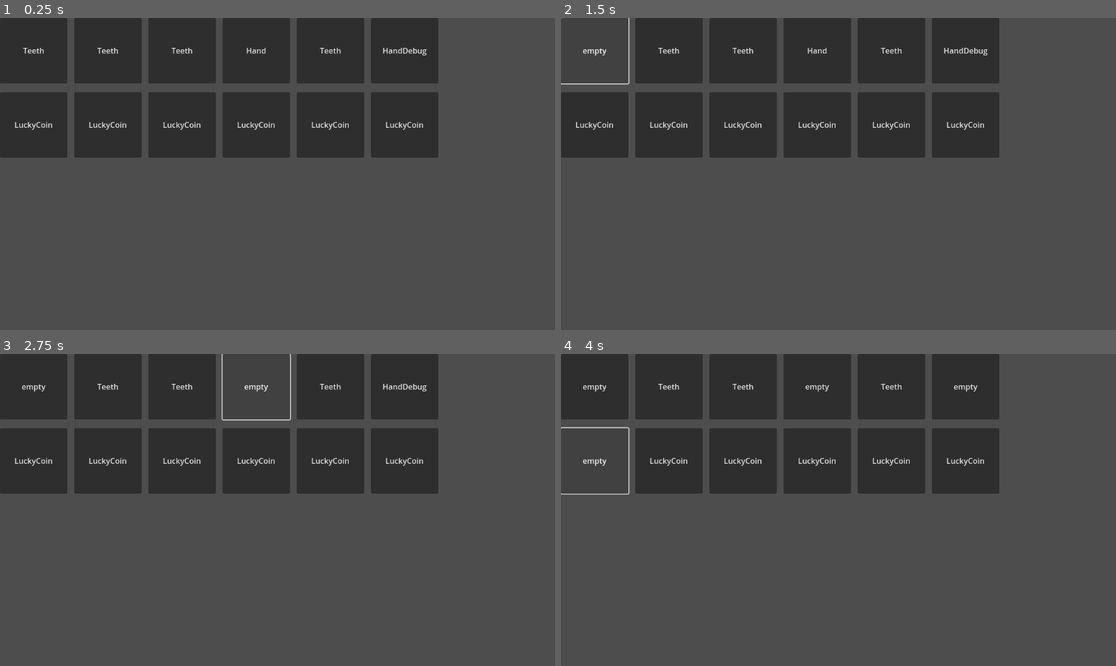
Above: before the commit, frames 1-4 (two rows, left to right).
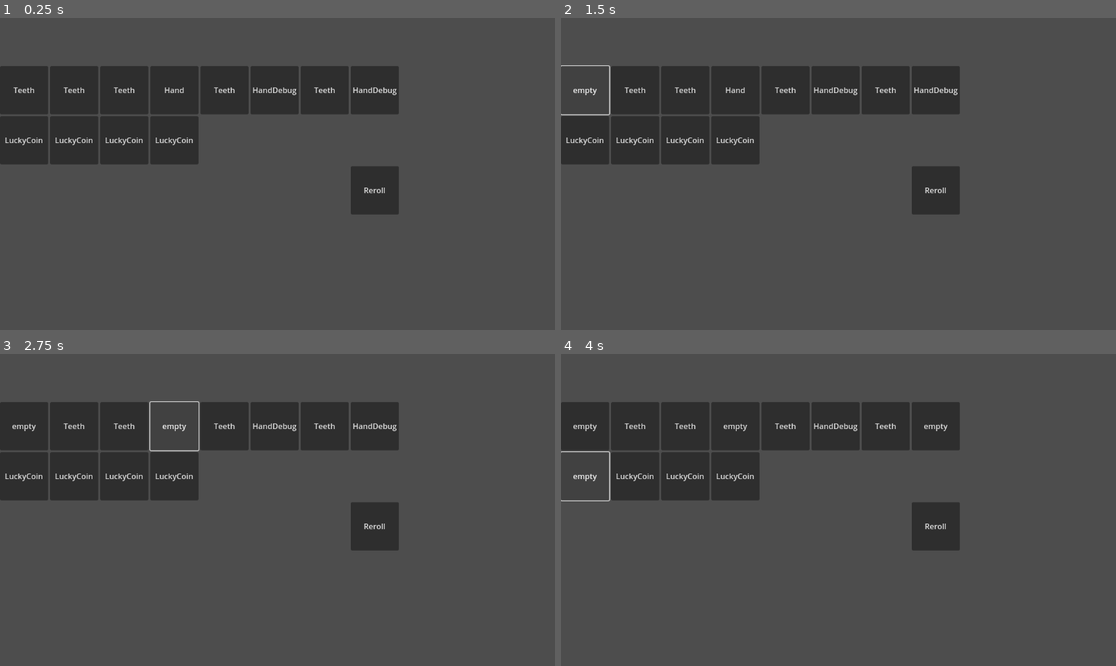
Above: after the commit, the same moments.

Repository: iceknith/Organ-Gambler-Full
Game: Godot game, scene res://src/game_scenes/shop/shop.tscn
Two runs of this game, one before a commit and one after it. Both use one fixed random seed, a clock stepped at 60 frames per second and the inputs below. This scene is started directly instead of the project's main scene. The engine's default icon, where the game draws it, is replaced by a stand-in: a white triangle on a blue panel in a dark square.
Inputs:
- Up to frame 1 (0.25 s): no input
- Up to frame 2 (1.5 s): click "Teeth" at 0.5 s; click "empty" at 1.25 s
- Up to frame 3 (2.75 s): click "Hand" at 2 s
- Up to frame 4 (4 s): click "HandDebug" at 2.75 s; click "LuckyCoin" at 3.5 s

The runs differ from the first frame. In frame 1, 23% of the frame differs, in the area x 0-79%, y 0-64%; in frame 2, 21%; in frame 3, 21%; in frame 4, 23%.

Commit message:
shop reroll button

Diff:
--- a/src/game_scenes/shop/shop.gd
+++ b/src/game_scenes/shop/shop.gd
@@ -2,6 +2,9 @@
 
 @export var cost_multiplier:float = 1
 @export var flat_cost_increase:float = 0
+@export var reroll_left:int = 3
+
+#total sur toute la partie
 var items_bought:int = 0
 var reroll:int = 0
 
@@ -16,6 +19,7 @@
 
 func _ready():
 	load_shop()
+	$ItemContainer/RerollButton.pressed.connect(reroll_shop)
 	restock()
 
 func load_shop() -> void:
@@ -91,3 +95,9 @@
 	var cost:float = base + (2 + base * bought) * max(0, wave - 3)
 	cost = (cost + flat_cost_increase) * cost_multiplier
 	return cost
+
+func reroll_shop():
+	if reroll_left > 0:
+		reroll_left -= 1
+		reroll += 1
+		restock()
--- a/src/game_scenes/shop/shop.tscn
+++ b/src/game_scenes/shop/shop.tscn
@@ -4,15 +4,33 @@
 
 [node name="Shop" type="Control"]
 layout_mode = 3
-anchors_preset = 0
+anchors_preset = 15
+anchor_right = 1.0
+anchor_bottom = 1.0
+offset_right = -1152.0
+offset_bottom = -648.0
+grow_horizontal = 2
+grow_vertical = 2
 script = ExtResource("1_0npe2")
+reroll_left = 5
+organs_inventory_size = 8
+coins_inventory_size = 4
 
 [node name="ItemContainer" type="VBoxContainer" parent="."]
 layout_mode = 0
+offset_top = 100.0
+offset_right = 100.0
+offset_bottom = 208.0
+alignment = 1
 
 [node name="OrganContainer" type="HBoxContainer" parent="ItemContainer"]
 layout_mode = 2
-alignment = 1
 
 [node name="CoinContainer" type="HBoxContainer" parent="ItemContainer"]
 layout_mode = 2
+
+[node name="RerollButton" type="Button" parent="ItemContainer"]
+custom_minimum_size = Vector2(100, 100)
+layout_mode = 2
+size_flags_horizontal = 8
+text = "Reroll"
--- a/src/game_scenes/shop/shop_items/shopItem.tscn
+++ b/src/game_scenes/shop/shop_items/shopItem.tscn
@@ -1,25 +1,16 @@
 [gd_scene format=3 uid="uid://c8fa3kgbigp78"]
 
 [node name="ShopItem" type="Control"]
-custom_minimum_size = Vector2(150, 150)
+custom_minimum_size = Vector2(100, 100)
 layout_mode = 3
-anchors_preset = 8
-anchor_left = 0.5
-anchor_top = 0.5
-anchor_right = 0.5
-anchor_bottom = 0.5
-offset_left = -75.0
-offset_top = -75.0
-offset_right = 75.0
-offset_bottom = 75.0
-grow_horizontal = 2
-grow_vertical = 2
+anchors_preset = 0
+offset_right = 100.0
+offset_bottom = 100.0
 
 [node name="Button" type="Button" parent="."]
 custom_minimum_size = Vector2(100, 100)
 layout_mode = 0
-offset_right = 140.0
-offset_bottom = 136.0
+offset_right = 65.0
+offset_bottom = 31.0
 tooltip_text = "Default"
 text = "Default"
-clip_text = true
Not shown: 1 places in src/game_scenes/shop/shopItem.tscn that only renumber resources
